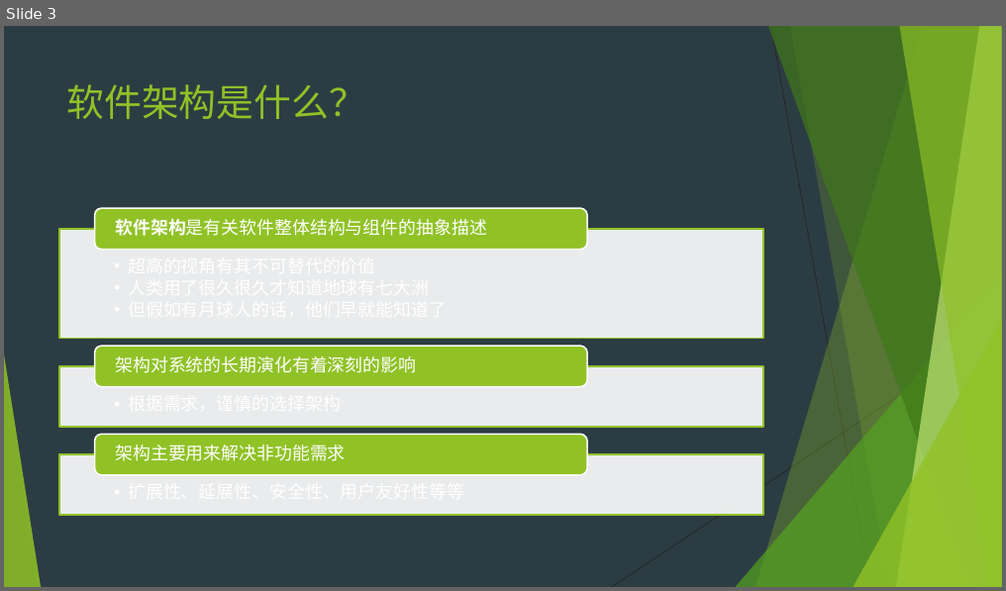
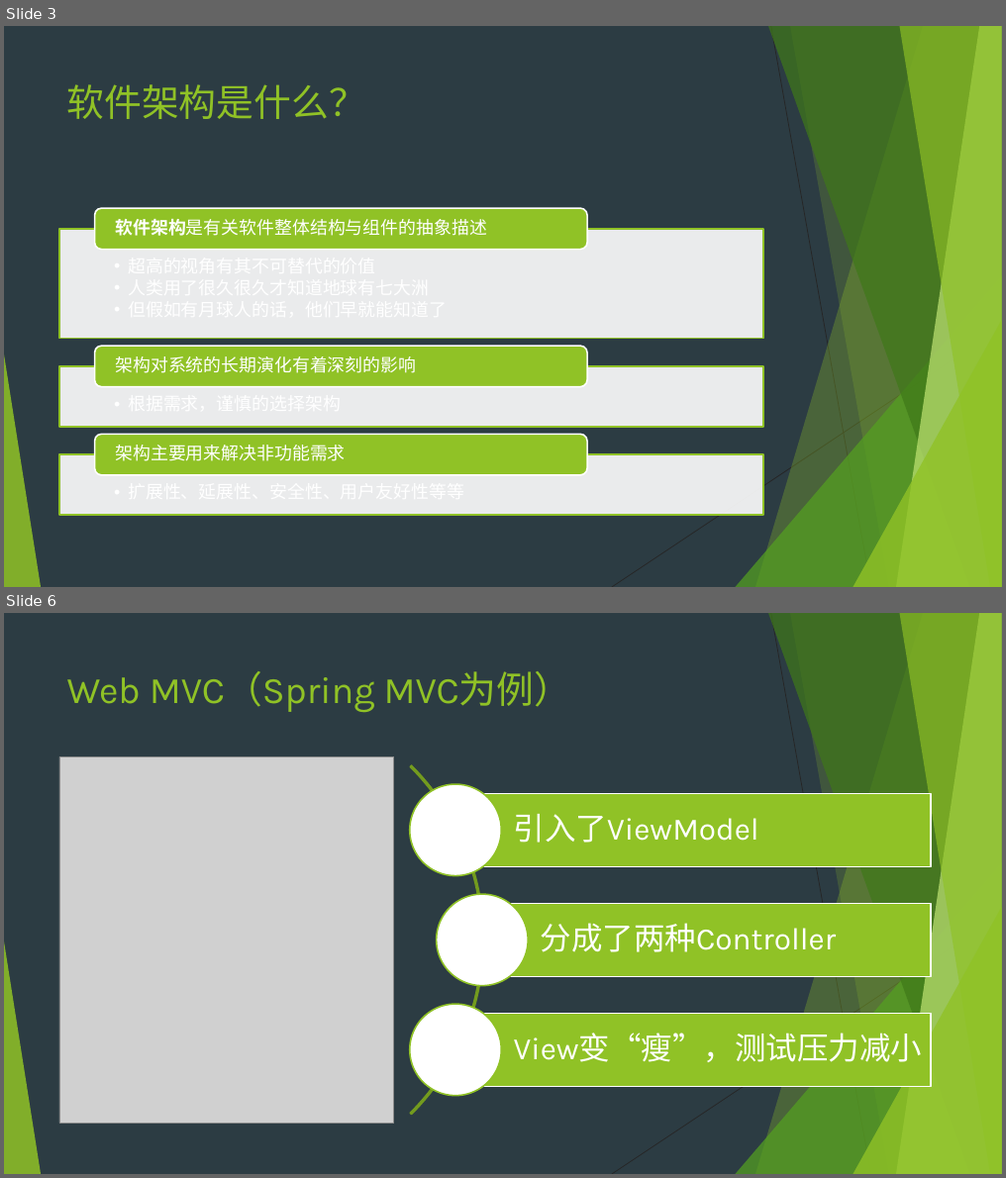
Before and after one commit to jingyanjiaoliu/others, a slide deck: Angular系列讲座 - MVC大家族.pptx. Shown one above the other, each under a label of ours: slide 3 before the commit, slides 3 and 6 after it; the slides between them are not shown. The pictures are 1006x591 and 1006x1178 pixels, drawn with LibreOffice and Linux fonts; fonts in the diff are those of the drawing; grey boxes stand for pictures. Boxes give left, top, right and bottom in pixels: in the first picture for what was removed or moved away, otherwise in the second. Text is boxed around its words. In the diff, an @@ line names an element or a change of style, - is before the commit and + after.

```diff
--- a/Angular系列讲座 - MVC大家族.pptx
+++ b/Angular系列讲座 - MVC大家族.pptx
@@ slide 6 added at [4,613,1002,1174], background #2C3C43; not listed: 10 template elements that a slide beside it also shows @@
@@ title added at [67,671,572,712], 36 pt, text #90C226 @@
+Web MVC（Spring MVC为例）
@@ picture added at [59,757,394,1124] @@
@@ group added at [4,693,932,1174]: 3 rectangles, 3 texts, 3 ellipses, 1 arch (boxed as its full ring) @@
+引入了ViewModel
+分成了两种Controller
+View变“瘦”，测试压力减小
```
Also in this commit, not shown: 1 slide changed, 3 other slides added, 1 other file.
